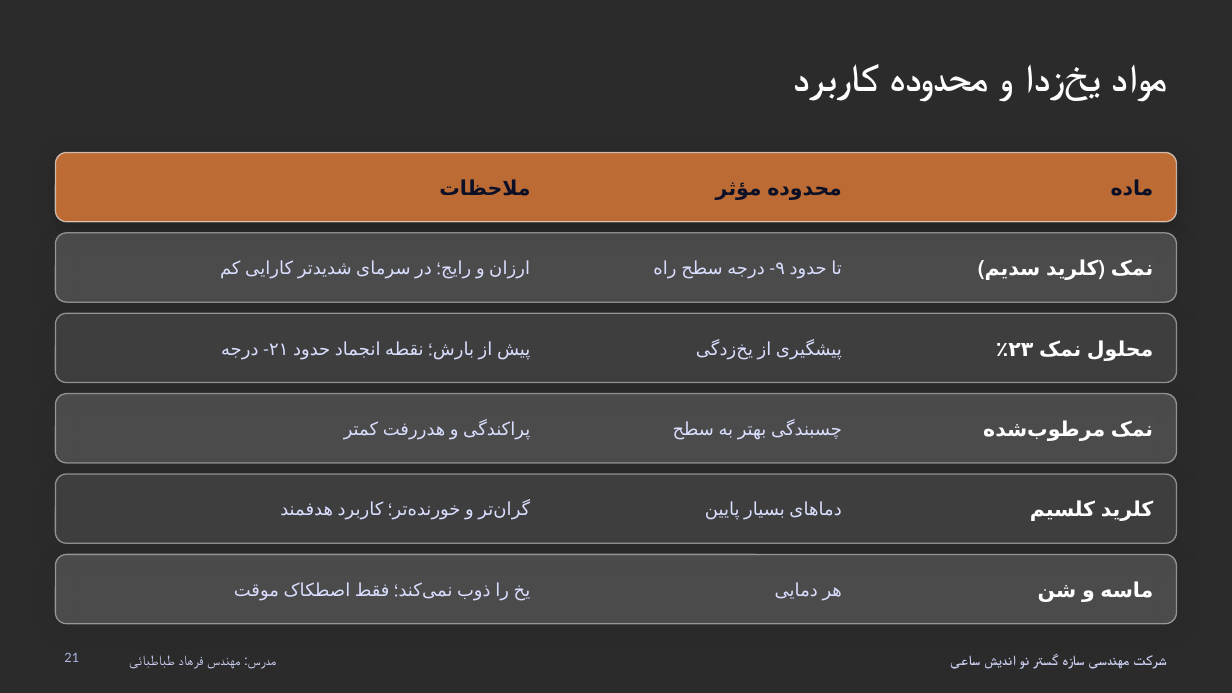
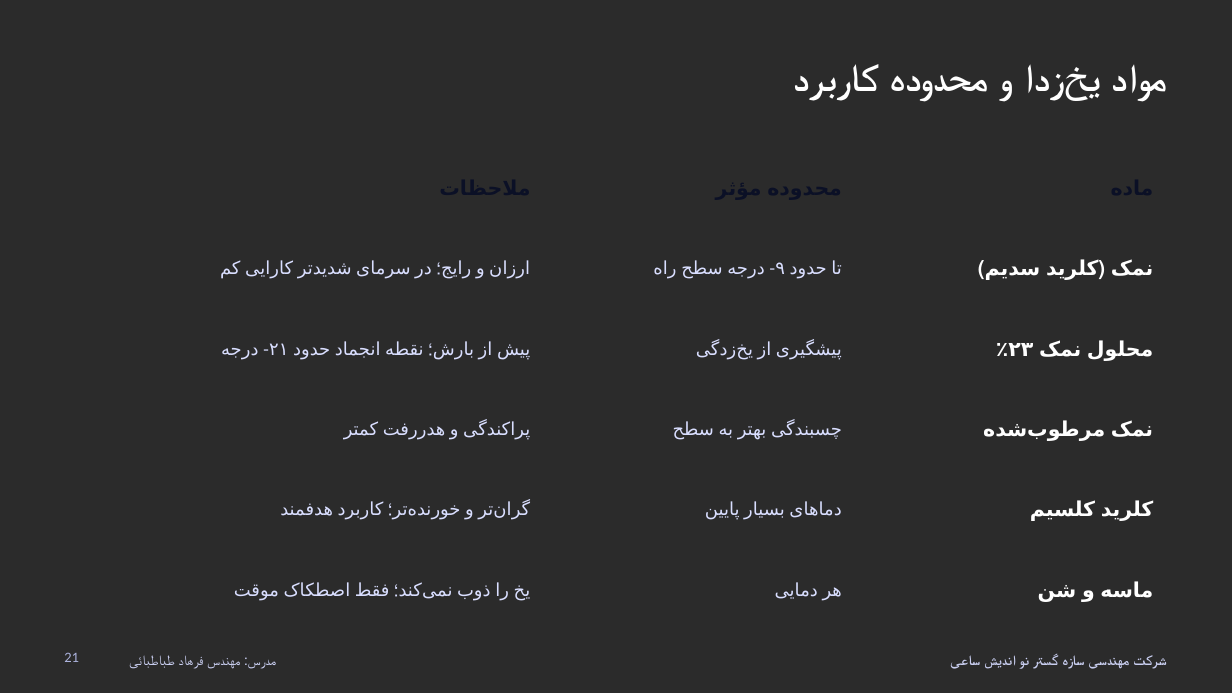
Before and after one commit to larisamohseni/larisamohseni, a slide deck: slide 21 of آموزش-ایمنی-راهداری.pptx. Drawn at 1232x693 pixels with LibreOffice and Linux fonts; fonts in the diff are those of the drawing; background and template pictures are left out; a plain dark background stands for a picture behind light text. Boxes give left, top, right and bottom in pixels: in the first picture for what was removed or moved away, otherwise in the second. Text is boxed around its words. In the diff, an @@ line names an element or a change of style, - is before the commit and + after.

```diff
--- a/آموزش-ایمنی-راهداری.pptx
+++ b/آموزش-ایمنی-راهداری.pptx
@@ rounded rectangle removed at (55,152,1177,222) @@
@@ rounded rectangle removed at (55,233,1177,302) @@
@@ rounded rectangle removed at (55,313,1177,383) @@
@@ rounded rectangle removed at (55,394,1177,463) @@
@@ rounded rectangle removed at (55,474,1177,543) @@
@@ rounded rectangle removed at (55,555,1177,624) @@
```
Also in this commit, not shown: 49 other slides changed.
